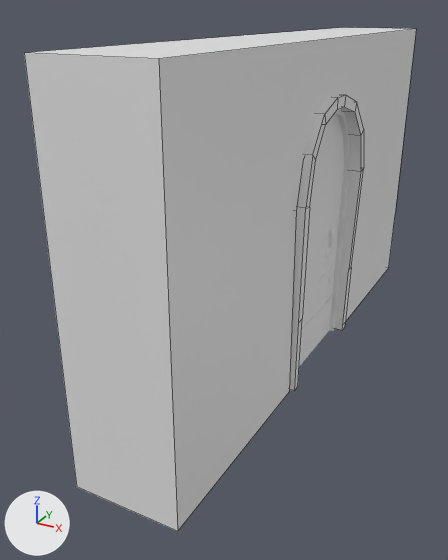
An edit to the FBX model BurdenOfChoices_Project/Assets/_BurdenOfChoices_Root/3D/Models/Blocking/BK_Paredes/SM_Door.fbx, drawn before and after from the same camera.
Camera for both pictures: a 50 mm lens placed at (1.52, -1.49, 1.84), pointed at (0.04, 1.2, 0.49). Every picture has the same lights, and +X, +Y and +Z are marked at lower left. The picture after the commit comes second. Mesh edges are drawn as thin lines on the coarser meshes. Where no turn or scale is listed for an object, it has been applied to the vertices.

The older version as bpy lines, for what is in view:
```python
me_cube_040 = bpy.data.meshes.new('Cube.040')
me_cube_040.from_pydata(...)  # 30 vertices, 17 faces; spans x 0.0..0.5, y 0.0..3.0, z 0.0..1.71
me_plane_002 = bpy.data.meshes.new('Plane.002')
me_plane_002.from_pydata(...)  # 44 vertices, 40 faces; spans x -0.312..0.263, y -0.429..0.432, z -0.923..0.516
me_plane_004 = bpy.data.meshes.new('Plane.004')
me_plane_004.from_pydata(...)  # 361 vertices, 251 faces; spans x -0.137..0.012, y -0.025..0.747, z -0.011..1.382
ob_marco_002 = bpy.data.objects.new('marco.002', me_plane_002)
ob_marco_002.location = (0.281, 1.482, 0.93)
ob_pared_normal_027 = bpy.data.objects.new('Pared normal.027', me_cube_040)
ob_pared_normal_027.location = (0.0, 0.0, 0.0)
ob_puerta_005 = bpy.data.objects.new('puerta.005', me_plane_004)
ob_puerta_005.location = (0.466, 1.125, 0.009)
```
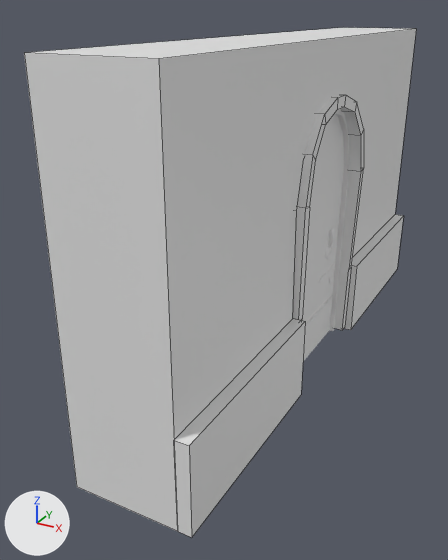
Where the newer file only moved an object's origin or applied its transform, the numbers keep the older frame.

Where the change shows, as pixel boxes (x1, y1, x2, y2) in the pictures (448 x 560 px):
'PARTEABAJO', added
    after: (174, 214, 403, 538)

Patch to the scene script:
```diff
--- a/BurdenOfChoices_Project/Assets/_BurdenOfChoices_Root/3D/Models/Blocking/BK_Paredes/SM_Door.fbx.py
+++ b/BurdenOfChoices_Project/Assets/_BurdenOfChoices_Root/3D/Models/Blocking/BK_Paredes/SM_Door.fbx.py
@@ mat_material_001 @@
+mat_material_001 = principled_material('Material.001')
+mat_material_001.base_color = (0.8, 0.8, 0.8)  # white #e7e7e7
@@ me_cube_003 @@
+me_cube_003.from_pydata([(0.5, 3.0, 0.0), (0.5, 0.0, 0.0), (0.5, 3.0, 0.43), (0.5, 0.0, 0.43), (0.56, 3.0, 0.43), (0.56, 3.0, 0.0), (0.56, 0.0, 0.43), (0.56, 0.0, 0.0), (0.5, 1.08, 0.0), (0.5, 1.08, 0.43), (0.56, 1.08, 0.43), (0.56, 1.08, 0.0), (0.5, 1.89, 0.0), (0.5, 1.89, 0.43), (0.56, 1.89, 0.43), (0.56, 1.89, 0.0)], [], [(0, 2, 4, 5), (10, 6, 7, 11), (9, 3, 6, 10), (3, 1, 7, 6), (12, 0, 5, 15), (1, 8, 11, 7), (4, 14, 15, 5), (2, 13, 14, 4), (11, 8, 9, 10), (15, 14, 13, 12)])
+me_cube_003.materials.append(mat_material_001)  # white #e7e7e7
@@ ob_parteabajo @@
+ob_parteabajo = bpy.data.objects.new('PARTEABAJO', me_cube_003)
+ob_parteabajo.location = (0.0, 0.0, 0.0)
```
